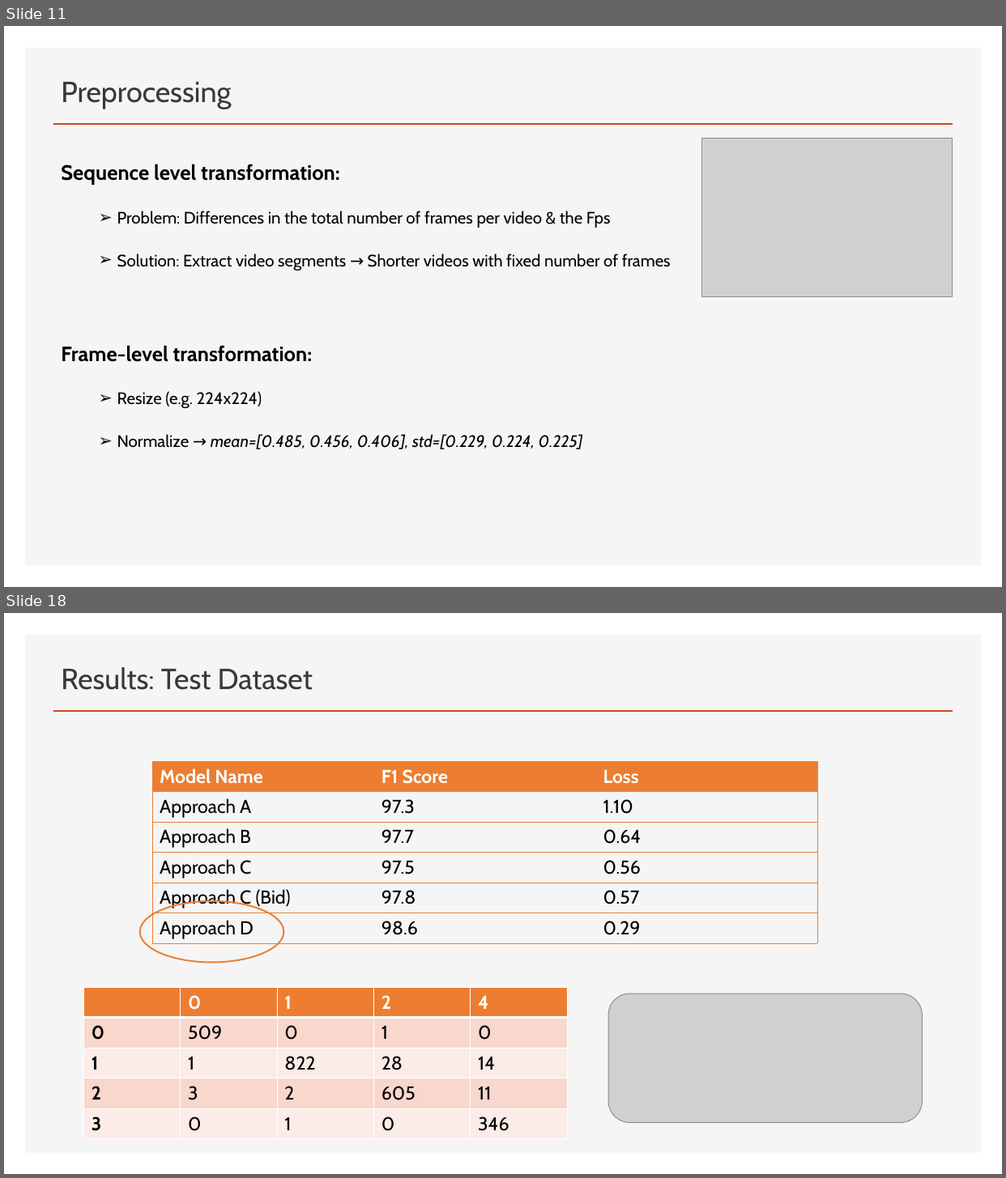
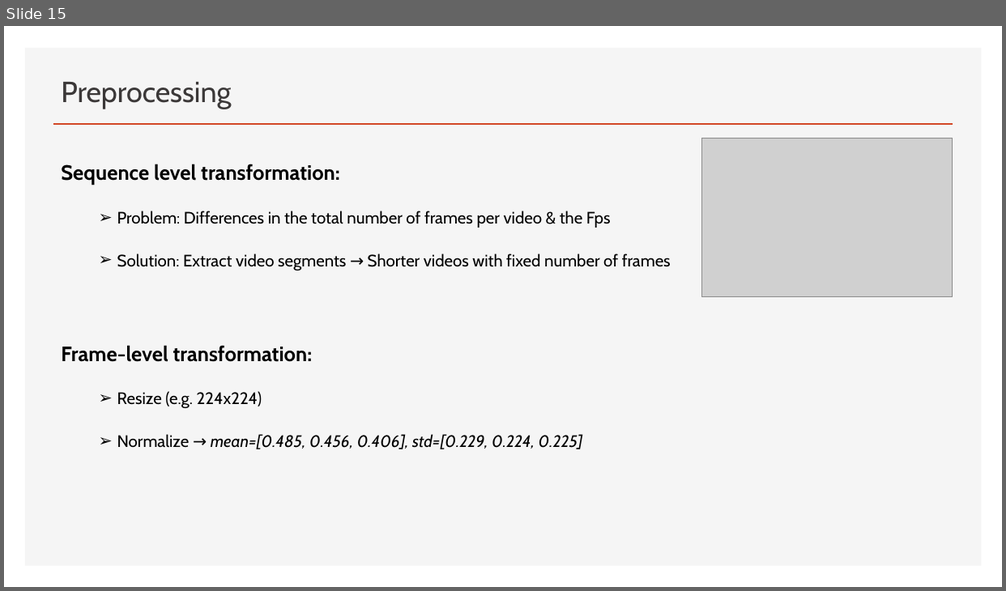
Before and after one commit to gbatsis/actRec, a slide deck: Video Classification using Deep Learning.pptx. Shown one above the other, each under a label of ours: slides 11 and 18 before the commit, slide 15 after it; the slides between them are not shown. The pictures are 1006x1178 and 1006x591 pixels, drawn with LibreOffice and Linux fonts; fonts in the diff are those of the drawing; grey boxes stand for pictures. Boxes give left, top, right and bottom in pixels: in the first picture for what was removed or moved away, otherwise in the second. Text is boxed around its words. In the diff, an @@ line names an element or a change of style, - is before the commit and + after.

```diff
--- a/Video Classification using Deep Learning.pptx
+++ b/Video Classification using Deep Learning.pptx
@@ slide 18 removed at (4,613,1002,1174), background #FFFFFF; not listed: 2 template elements that a slide beside it also shows @@
@@ title removed at (61,667,313,690) @@
-Results: Test Dataset
@@ table removed at (152,761,817,943), 6 rows, 3 columns @@
-Model Name | F1 Score | Loss
-Approach A | 97.3 | 1.10
-Approach B | 97.7 | 0.64
-Approach C | 97.5 | 0.56
-Approach C (Bid) | 97.8 | 0.57
-Approach D | 98.6 | 0.29
@@ ellipse removed at (140,901,284,963) @@
@@ table removed at (84,987,567,1137), 5 rows, 5 columns @@
- | 0 | 1 | 2 | 4
-0 | 509 | 0 | 1 | 0
-1 | 1 | 822 | 28 | 14
-2 | 3 | 2 | 605 | 11
-3 | 0 | 1 | 0 | 346
@@ picture removed at (608,994,922,1123) @@
@@ what was slide 11 is now slide 15 @@
```
Also in this commit, not shown: 7 slides changed, 8 slides added, 1 other slide removed.
